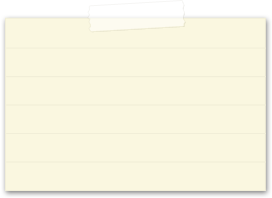
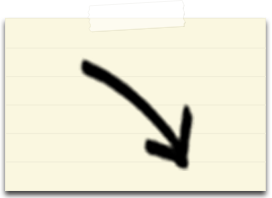
Layers edited between the first and the second (272, 198) image:
painted on "Shape 63", masked it over [88, 13, 185, 28]
added layer "Arrow" above "Sheet" over [78, 57, 195, 171]
painted on "Rulers", masked it over [78, 49, 266, 163]
painted on "Sheet" (2nd of 2, in "Sheet"), masked it over [5, 17, 266, 191]
